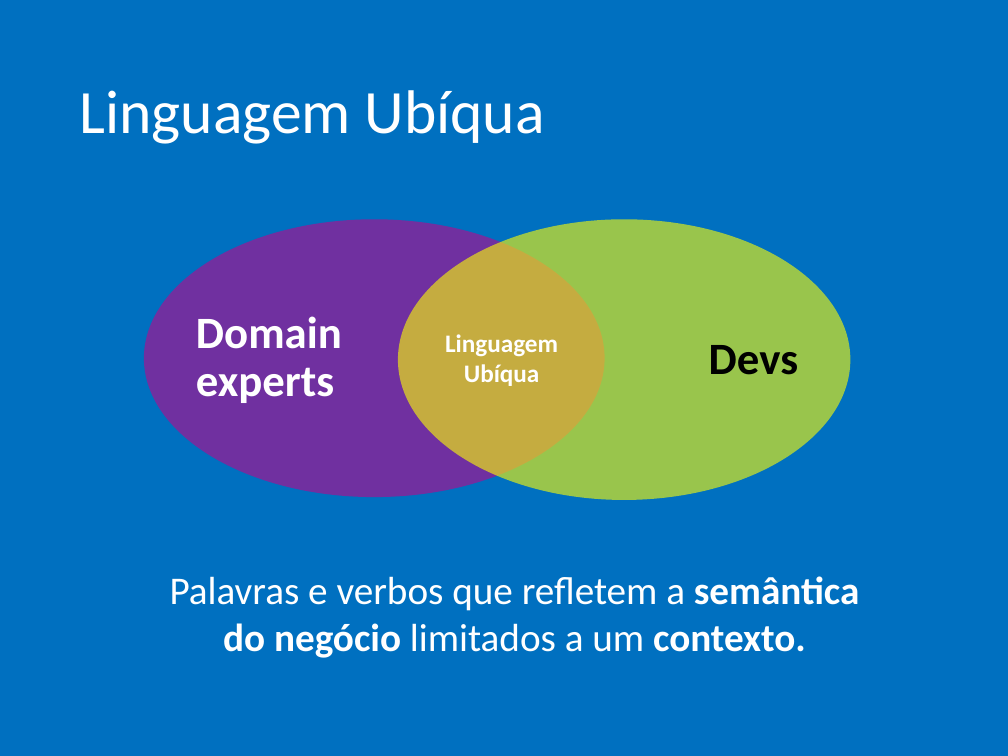
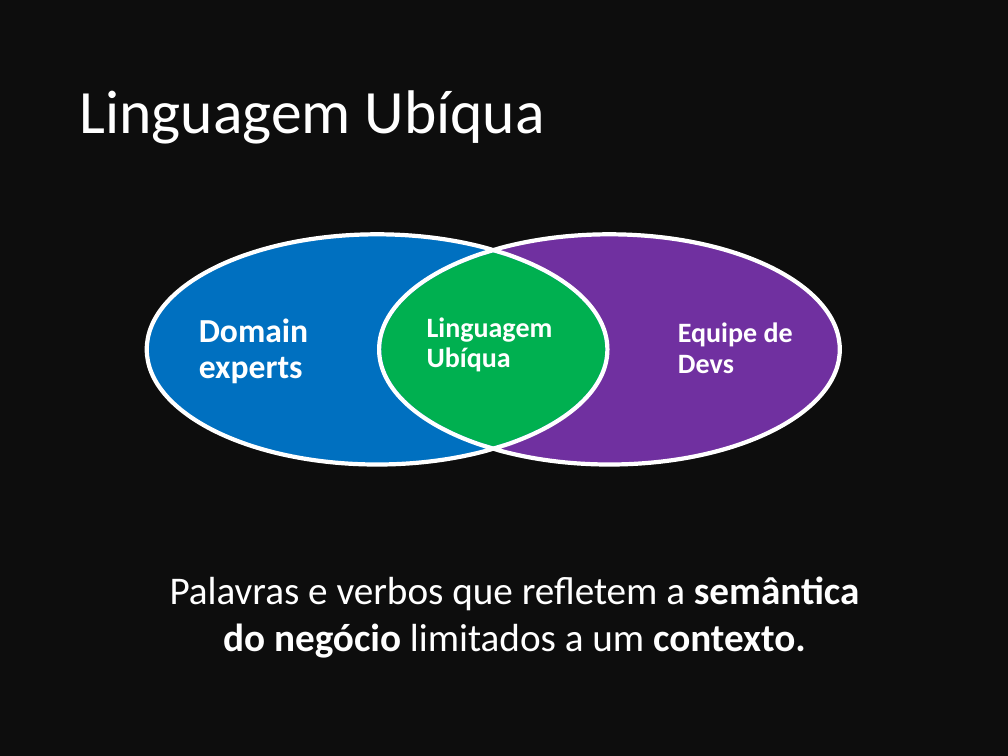
Before and after one commit to ivanpaulovich/event-sourcing-jambo, a slide deck: slide 3 of docs/Introdução ao Domain-Driven-Design (DDD).pptx (slide 4 before the commit). Drawn at 1008x756 pixels with LibreOffice and Linux fonts; fonts in the diff are those of the drawing. Boxes give left, top, right and bottom in pixels: in the first picture for what was removed or moved away, otherwise in the second. Text is boxed around its words. In the diff, an @@ line names an element or a change of style, - is before the commit and + after.

Commit message:
DDD

```diff
--- a/docs/Introdução ao Domain-Driven-Design (DDD).pptx
+++ b/docs/Introdução ao Domain-Driven-Design (DDD).pptx
@@ background #0070C0 to #0D0D0D @@
@@ freeform shape "Domain experts": place and size @@
-freeform shape "Domain experts" at <box>144,220,605,498</box>
+freeform shape "Domain experts" at <box>147,234,494,464</box>
@@ freeform shape "Domain experts" at <box>147,234,494,464</box>: size 32 to 24 pt; less space between paragraphs; fill #7030A0 to #0070C0; outline none to #FFFFFF 3 pt @@
@@ freeform shape removed at <box>398,220,851,500</box> @@
-Devs
@@ freeform shape added at <box>493,234,840,464</box>, fill #7030A0, outline #FFFFFF 3 pt @@
@@ freeform shape added at <box>379,250,607,449</box>, fill #00B050, outline #0070C0 3 pt @@
@@ text "Linguagem Ubíqua": place and size @@
-text "Linguagem Ubíqua" at <box>445,334,558,386</box>
+text "Linguagem Ubíqua" at <box>427,317,553,372</box>
@@ text "Linguagem Ubíqua" at <box>427,317,553,372</box>: size 18 to 20 pt; alignment centre to left; line spacing 1 to 0.9; more space between paragraphs @@
@@ text added at <box>678,322,793,373</box>, 20 pt, text #FFFFFF, bold @@
+Equipe de
+Devs
```
Also in this commit, not shown: 12 other slides changed, 3 slides added, 3 slides removed.
